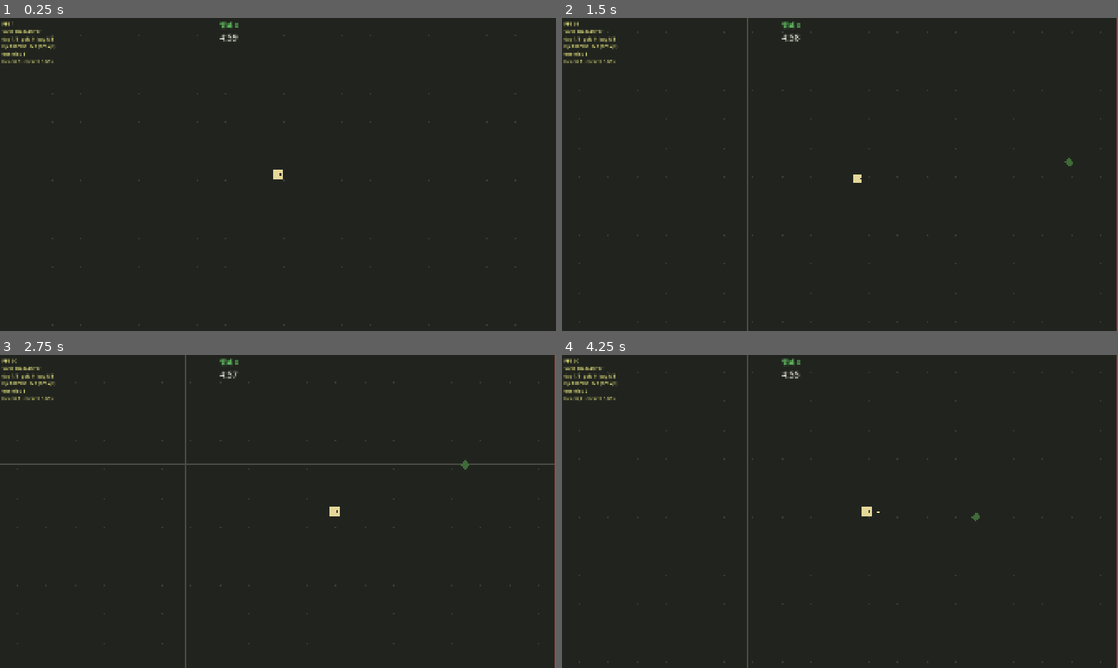
Above: before the commit, frames 1-4 (two rows, left to right).
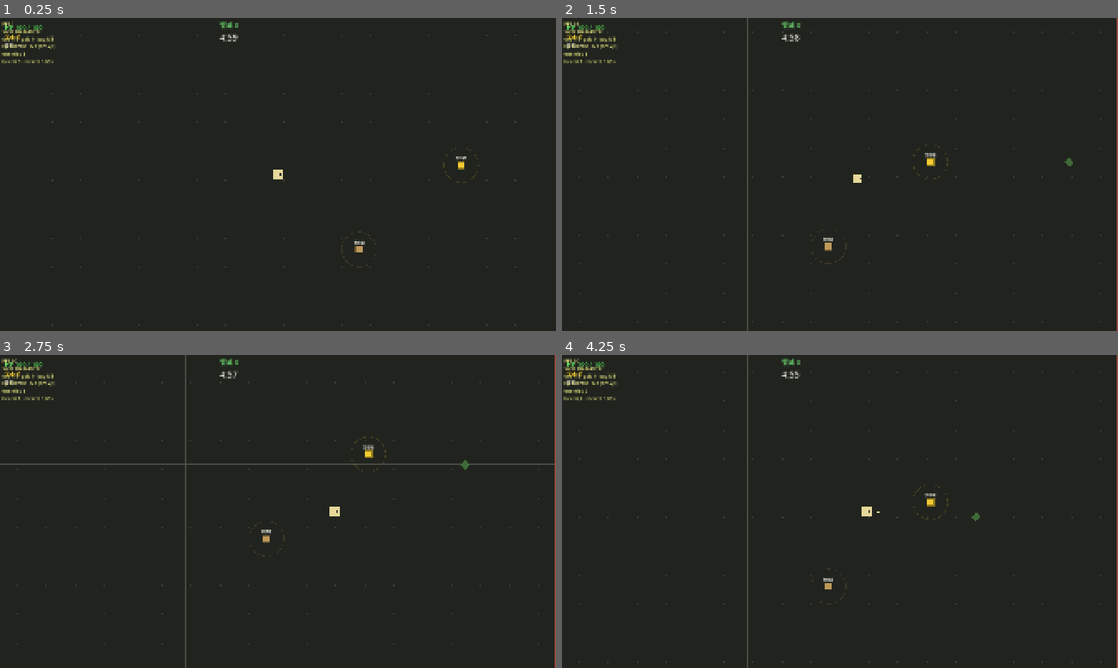
Above: after the commit, the same moments.

Repository: wangwx-dev/godot-demo
Game: Godot game, scene res://scenes/levels/test_arena/test_arena.tscn
Same seed, same stepped clock (60 frames per second), same inputs: the game is played once before the commit and once after it.
Inputs:
- Up to frame 1 (0.25 s): no input
- Up to frame 2 (1.5 s): tap Enter at 0.5 s; hold Right (move_right) 0.53-1.28 s; tap Space (dodge) at 0.6 s; hold Down (move_down) from 1.28 s (still down); tap Tab at 1.35 s
- Up to frame 3 (2.75 s): release Down (move_down) at 2.03 s; hold Right (move_right) from 2.03 s (still down); tap R at 2.1 s
- Up to frame 4 (4.25 s): release Right (move_right) at 2.78 s; hold Up (move_up) 2.78-3.53 s; tap Space (dodge) at 2.85 s; hold Left (move_left) from 3.53 s (still down); tap Tab at 3.6 s

The runs differ from the first frame. In frame 1, 0.2% of the frame differs, in the area x 0-87%, y 2-75%; in frame 2, 0.3%; in frame 3, 0.3%, in the area x 0-70%, y 2-60%; in frame 4, 0.3%.

Commit message:
M4 资源点+经济：四种资源点驻留 + 价值物背包 + 满包替换 + 绷带散布
- ResourcePoint：物资箱3s/货币箱2.5s/经验矿2s/武器箱4s，站进60px自动读条、离开保留进度
- 驻留刷入减半接线：HeatDirector 扫 resource_points 组置 loot_pressure（M2 预留接口）
- 快手强化（LOOT_TIME_MULT）对全部驻留时长生效
- 价值物三档 .tres：罐头10/药品25/金条60（白60/蓝30/紫10 权重，物资箱出1~2件）
- BackpackSwapMenu 满包替换界面：暂停+对比列表，丢一件换新或放弃，连出排队
- 绷带散布：即拾回15血、满血不拾留原地；武器箱开出主武器直接换装（简版）
- EconomyHud 临时 HUD（HP/金币/背包行）；test_arena 按战斗图分布表摆放
- mvp-plan M3 ✅ / M4 🧪；asset-list 资源点/价值物/绷带行推 🟨

Co-Authored-By: Claude Fable 5 <noreply@anthropic.com>

Diff:
--- /dev/null
+++ b/resources/loot/loot_canned_food.tres
@@ -0,0 +1,9 @@
+[gd_resource type="Resource" script_class="LootData" load_steps=2 format=3 uid="uid://cloot0dat01can"]
+
+[ext_resource type="Script" path="res://resources/loot_data.gd" id="1"]
+
+[resource]
+script = ExtResource("1")
+display_name = "罐头"
+tier = 0
+value = 10
--- /dev/null
+++ b/resources/loot/loot_gold_bar.tres
@@ -0,0 +1,9 @@
+[gd_resource type="Resource" script_class="LootData" load_steps=2 format=3 uid="uid://cloot2dat03bar"]
+
+[ext_resource type="Script" path="res://resources/loot_data.gd" id="1"]
+
+[resource]
+script = ExtResource("1")
+display_name = "金条"
+tier = 2
+value = 60
--- /dev/null
+++ b/resources/loot/loot_medicine.tres
@@ -0,0 +1,9 @@
+[gd_resource type="Resource" script_class="LootData" load_steps=2 format=3 uid="uid://cloot1dat02med"]
+
+[ext_resource type="Script" path="res://resources/loot_data.gd" id="1"]
+
+[resource]
+script = ExtResource("1")
+display_name = "药品"
+tier = 1
+value = 25
--- /dev/null
+++ b/scenes/entities/resource_points/bandage.gd
@@ -0,0 +1,30 @@
+class_name Bandage
+extends Node2D
+## 绷带（economy-design）：散布图内非箱点位置，即拾回 15 血，不占格不驻留。
+
+const HEAL_AMOUNT: int = 15
+const COLLECT_DISTANCE: float = 20.0
+
+var _player: Player
+
+
+func _ready() -> void:
+	_player = get_tree().get_first_node_in_group("player") as Player
+
+
+func _physics_process(_delta: float) -> void:
+	if _player == null or not is_instance_valid(_player):
+		return
+	if global_position.distance_to(_player.global_position) <= COLLECT_DISTANCE:
+		# 满血不浪费：留在原地（economy-design HP=胆量资源，绷带是路上的决策点）
+		if RunState.hp >= RunState.max_hp:
+			return
+		RunState.heal(HEAL_AMOUNT)
+		queue_free()
+
+
+func _draw() -> void:
+	# 白底红十字占位
+	draw_rect(Rect2(-8, -8, 16, 16), Color(0.9, 0.9, 0.88))
+	draw_rect(Rect2(-6, -2, 12, 4), Color(0.85, 0.2, 0.2))
+	draw_rect(Rect2(-2, -6, 4, 12), Color(0.85, 0.2, 0.2))
--- /dev/null
+++ b/scenes/entities/resource_points/resource_point.gd
@@ -0,0 +1,124 @@
+class_name ResourcePoint
+extends Node2D
+## 资源点（economy-design 资源点数值表）：物资箱 3s / 货币箱 2.5s / 经验矿 2s / 武器箱 4s。
+## 驻留 = 玩家站进交互半径自动读条（操作只有移动，不加按键）；离开保留进度（MVP 案）。
+## 驻留期间 HeatDirector 刷入间隔减半（loot_pressure，导演每帧扫 "resource_points" 组）。
+## "快手"强化（LOOT_TIME_MULT）作用于全部驻留时长。
+
+signal looted_weapon(weapon: WeaponData)
+
+enum Kind { SUPPLY, GOLD, XP_MINE, WEAPON }
+
+const DWELL_TIMES: Array[float] = [3.0, 2.5, 2.0, 4.0]
+const INTERACT_RADIUS: float = 60.0
+const XP_MINE_AMOUNT: int = 30
+const GOLD_MIN: int = 15
+const GOLD_MAX: int = 25
+## 价值物三档权重（economy-design：白60/蓝30/紫10）
+const LOOT_TABLE: Array = [
+	[preload("res://resources/loot/loot_canned_food.tres"), 0.60],
+	[preload("res://resources/loot/loot_medicine.tres"), 0.30],
+	[preload("res://resources/loot/loot_gold_bar.tres"), 0.10],
+]
+const WEAPON_POOL: Array = [
+	preload("res://resources/weapons/weapon_bat.tres"),
+	preload("res://resources/weapons/weapon_pistol.tres"),
+	preload("res://resources/weapons/weapon_molotov.tres"),
+]
+const KIND_NAMES: Array[String] = ["物资箱", "货币箱", "经验矿", "武器箱"]
+const KIND_COLORS: Array[Color] = [
+	Color(0.75, 0.6, 0.35),
+	Color(0.95, 0.8, 0.2),
+	Color(0.4, 0.85, 0.95),
+	Color(0.6, 0.45, 0.8),
+]
+
+@export var kind: Kind = Kind.SUPPLY
+
+var progress: float = 0.0
+var done: bool = false
+
+var _dwelling: bool = false
+var _player: Player
+
+
+func _ready() -> void:
+	add_to_group("resource_points")
+	_player = get_tree().get_first_node_in_group("player") as Player
+
+
+func is_dwelling() -> bool:
+	return _dwelling and not done
+
+
+## 快手强化后的实效驻留时长。
+func effective_dwell_time() -> float:
+	var reduction: float = RunState.stat_sum(UpgradeData.Effect.LOOT_TIME_MULT)
+	return DWELL_TIMES[kind] * maxf(1.0 - reduction, 0.25)
+
+
+func _physics_process(delta: float) -> void:
+	if done:
+		return
+	var was_dwelling: bool = _dwelling
+	_dwelling = (
+		_player != null and is_instance_valid(_player)
+		and global_position.distance_to(_player.global_position) <= INTERACT_RADIUS
+	)
+	if _dwelling:
+		progress += delta
+		if progress >= effective_dwell_time():
+			_produce()
+	if _dwelling != was_dwelling or _dwelling:
+		queue_redraw()
+
+
+func _produce() -> void:
+	done = true
+	_dwelling = false
+	var rng: RandomNumberGenerator = RunRng.stream("loot")
+	match kind:
+		Kind.SUPPLY:
+			# 1~2 件按权重表随机（economy-design）
+			for i in rng.randi_range(1, 2):
+				var roll: float = rng.randf()
+				var acc: float = 0.0
+				var item: LootData = LOOT_TABLE[0][0]
+				for entry in LOOT_TABLE:
+					acc += entry[1]
+					if roll < acc:
+						item = entry[0]
+						break
+				if not RunState.try_add_loot(item):
+					# 满包：交给替换界面做微决策（economy-design）
+					var menu: BackpackSwapMenu = get_tree().get_first_node_in_group("backpack_swap_menu")
+					if menu != null:
+						menu.request(item)
+		Kind.GOLD:
+			RunState.add_gold(rng.randi_range(GOLD_MIN, GOLD_MAX))
+		Kind.XP_MINE:
+			RunState.add_xp(XP_MINE_AMOUNT)
+		Kind.WEAPON:
+			looted_weapon.emit(WEAPON_POOL[rng.randi_range(0, WEAPON_POOL.size() - 1)])
+	# 挖完消失（经验矿设定，其余箱开完同样移除——占位表现）
+	var tween: Tween = create_tween()
+	tween.tween_property(self, "modulate:a", 0.0, 0.4)
+	tween.tween_callback(queue_free)
+
+
+func _draw() -> void:
+	var color: Color = KIND_COLORS[kind]
+	# 箱体（24×24 方块占位）
+	draw_rect(Rect2(-12, -12, 24, 24), color)
+	draw_rect(Rect2(-12, -12, 24, 24), color.darkened(0.4), false, 3.0)
+	# 交互半径（淡圈，驻留中变亮）
+	var ring: Color = color
+	ring.a = 0.5 if _dwelling else 0.15
+	draw_arc(Vector2.ZERO, INTERACT_RADIUS, 0.0, TAU, 40, ring, 2.0)
+	# 读条弧（保留进度可见）
+	if progress > 0.0 and not done:
+		var ratio: float = clampf(progress / effective_dwell_time(), 0.0, 1.0)
+		draw_arc(Vector2.ZERO, 20.0, -PI / 2.0, -PI / 2.0 + TAU * ratio, 24, Color(1, 1, 1, 0.9), 4.0)
+	# 名字（占位字，正式素材归 asset-list）
+	draw_string(ThemeDB.fallback_font, Vector2(-24, -20), KIND_NAMES[kind],
+			HORIZONTAL_ALIGNMENT_CENTER, 48.0, 12, Color(0.9, 0.9, 0.85))
--- a/scenes/levels/test_arena/test_arena.gd
+++ b/scenes/levels/test_arena/test_arena.gd
@@ -1,7 +1,7 @@
 extends Node2D
-## M3 升级三选一实测图：HeatDirector 刷怪 + 主武器（Tab 切）+ 燃烧瓶副武器 + 三选一弹窗。
-## 验收（mvp-plan M3）：白卡 1 层"有感觉"、3 层"明显变强"？
-## F4 快进死线（Debug）。
+## M4 资源点+经济实测图：HeatDirector 刷怪 + 三选一 + 四种资源点驻留 + 背包/满包替换。
+## 验收（mvp-plan M4）：满包开箱时玩家会犹豫吗？会为省 20 金治疗费冒险吗？
+## Tab 切主武器、F4 快进死线（Debug）、死亡后 R 重开。
 
 const MAP_SIZE: float = 2560.0
 const MODULE_SIZE: float = 1280.0
@@ -37,8 +37,55 @@
 	molotov.data = MOLOTOV_DATA
 	player.add_child(molotov)
 	add_child(LevelUpMenu.new())
+	add_child(BackpackSwapMenu.new())
+	add_child(EconomyHud.new())
+	_place_resource_points()
 	EventBus.player_died.connect(_on_player_died)
 	queue_redraw()
+
+
+## 按战斗图分布表摆放（economy-design：物资 1~2/货币 0~1/经验矿 1/武器 0~1/绷带 1~2）。
+## 位置走 RunRng "mapgen" 流；正式版由模块插槽承接（M5，mapgen-design）。
+func _place_resource_points() -> void:
+	var rng: RandomNumberGenerator = RunRng.stream("mapgen")
+	var counts: Array = [
+		[ResourcePoint.Kind.SUPPLY, rng.randi_range(1, 2)],
+		[ResourcePoint.Kind.GOLD, rng.randi_range(0, 1)],
+		[ResourcePoint.Kind.XP_MINE, 1],
+		[ResourcePoint.Kind.WEAPON, 1 if rng.randf() < 0.33 else 0],
+	]
+	var margin: float = 200.0
+	for spec in counts:
+		for i in spec[1]:
+			var point: ResourcePoint = ResourcePoint.new()
+			point.kind = spec[0]
+			point.position = _random_spread_position(rng, margin)
+			if spec[0] == ResourcePoint.Kind.WEAPON:
+				point.looted_weapon.connect(_on_weapon_looted)
+			add_child(point)
+	for i in rng.randi_range(1, 2):
+		var bandage: Bandage = Bandage.new()
+		bandage.position = _random_spread_position(rng, margin)
+		add_child(bandage)
+
+
+## 随机点位，避开玩家出生点半径 300（开局脚下就是箱子没有"去搜"的感觉）。
+func _random_spread_position(rng: RandomNumberGenerator, margin: float) -> Vector2:
+	var center: Vector2 = Vector2(MAP_SIZE / 2.0, MAP_SIZE / 2.0)
+	for attempt in 20:
+		var pos: Vector2 = Vector2(
+				rng.randf_range(margin, MAP_SIZE - margin),
+				rng.randf_range(margin, MAP_SIZE - margin))
+		if pos.distance_to(center) > 300.0:
+			return pos
+	return center + Vector2(500, 0)
+
+
+## 武器箱产出：主武器直接换装（简版换装决策；正式对比界面归后续）。
+func _on_weapon_looted(weapon: WeaponData) -> void:
+	print("[TestArena] 武器箱开出: %s" % weapon.display_name)
+	if weapon.slot == WeaponData.Slot.MAIN:
+		_equip(weapon)
 
 
 func _unhandled_input(event: InputEvent) -> void:
--- a/scenes/systems/heat_director.gd
+++ b/scenes/systems/heat_director.gd
@@ -52,7 +52,7 @@
 var map_time: float = 0.0
 var collapse: bool = false
 ## 行为压力开关：资源点驻留时置 true，刷入间隔减半（M4 接线）
-var loot_pressure: bool = false
+var loot_pressure: bool = false  ## 驻留刷入减半（M4 起每帧扫 "resource_points" 组）
 
 var _spawn_timer: float = 0.0
 var _spawn_pause_timer: float = 0.0  ## 精英击杀 10s 安全窗接口（M6 接线）
@@ -95,9 +95,19 @@
 			_enter_collapse()
 	else:
 		_collapse_time += delta
+	_update_loot_pressure()
 	_update_flow(delta)
 	Debug.heat = heat
 	Debug.spawn_interval = _current_interval()
+
+
+## 驻留侦测（M4 接线）：任一资源点读条中 → 刷入间隔减半（economy/pressure-design）。
+func _update_loot_pressure() -> void:
+	loot_pressure = false
+	for node in get_tree().get_nodes_in_group("resource_points"):
+		if (node as ResourcePoint).is_dwelling():
+			loot_pressure = true
+			return
 
 
 func _current_interval() -> float:
--- /dev/null
+++ b/scenes/ui/backpack_swap_menu.gd
@@ -0,0 +1,94 @@
+class_name BackpackSwapMenu
+extends CanvasLayer
+## 满包替换界面（economy-design：满包开箱弹对比列表，丢一件换新或放弃）。
+## 简版列表：新物 + 背包 8 件各一行按钮，点背包件=丢它换新，放弃=新物不要。
+## 暂停游戏——满包微决策不该在丧尸围里做。
+
+var _pending: Array[LootData] = []  ## 物资箱可能连出 2 件都满包
+var _current: LootData
+
+var _panel: PanelContainer
+var _title: Label
+var _list_box: VBoxContainer
+
+
+func _ready() -> void:
+	layer = 96
+	process_mode = Node.PROCESS_MODE_ALWAYS
+	visible = false
+	add_to_group("backpack_swap_menu")
+	_build_ui()
+
+
+func request(item: LootData) -> void:
+	_pending.append(item)
+	if not visible:
+		_open()
+
+
+func _open() -> void:
+	get_tree().paused = true
+	visible = true
+	_current = _pending.pop_front()
+	_refresh()
+
+
+func _close() -> void:
+	if not _pending.is_empty():
+		_current = _pending.pop_front()
+		_refresh()
+		return
+	visible = false
+	get_tree().paused = false
+
+
+func _build_ui() -> void:
+	var dim: ColorRect = ColorRect.new()
+	dim.color = Color(0.0, 0.0, 0.0, 0.55)
+	dim.set_anchors_preset(Control.PRESET_FULL_RECT)
+	add_child(dim)
+	_panel = PanelContainer.new()
+	_panel.set_anchors_preset(Control.PRESET_CENTER)
+	_panel.position = Vector2(-220, -260)
+	add_child(_panel)
+	var vbox: VBoxContainer = VBoxContainer.new()
+	vbox.add_theme_constant_override("separation", 10)
+	vbox.custom_minimum_size = Vector2(440, 0)
+	_panel.add_child(vbox)
+	_title = Label.new()
+	_title.add_theme_font_size_override("font_size", 24)
+	_title.horizontal_alignment = HORIZONTAL_ALIGNMENT_CENTER
+	vbox.add_child(_title)
+	_list_box = VBoxContainer.new()
+	_list_box.add_theme_constant_override("separation", 6)
+	vbox.add_child(_list_box)
+
+
+const TIER_COLORS: Array[Color] = [
+	Color(0.85, 0.85, 0.82),
+	Color(0.35, 0.6, 0.95),
+	Color(0.7, 0.4, 0.9),
+]
+
+
+func _refresh() -> void:
+	_title.text = "背包满了！\n新物品：%s（%d 金）" % [_current.display_name, _current.value]
+	for child in _list_box.get_children():
+		child.queue_free()
+	for i in RunState.backpack.size():
+		var item: LootData = RunState.backpack[i]
+		var swap_button: Button = Button.new()
+		swap_button.text = "丢弃 %s（%d 金）换入" % [item.display_name, item.value]
+		swap_button.add_theme_color_override("font_color", TIER_COLORS[item.tier])
+		swap_button.pressed.connect(_on_swap.bind(i))
+		_list_box.add_child(swap_button)
+	var give_up: Button = Button.new()
+	give_up.text = "放弃 %s" % _current.display_name
+	give_up.pressed.connect(_close)
+	_list_box.add_child(give_up)
+
+
+func _on_swap(index: int) -> void:
+	RunState.backpack[index] = _current
+	EventBus.backpack_changed.emit()
+	_close()
--- /dev/null
+++ b/scenes/ui/economy_hud.gd
@@ -0,0 +1,47 @@
+class_name EconomyHud
+extends CanvasLayer
+## 临时经济 HUD（M4）：HP / 金币 / 背包 8 格。正式 HUD 四簇归 M7（ui-design）。
+
+var _hp_label: Label
+var _gold_label: Label
+var _backpack_label: Label
+
+
+func _ready() -> void:
+	layer = 80
+	var vbox: VBoxContainer = VBoxContainer.new()
+	vbox.position = Vector2(16, 16)
+	vbox.add_theme_constant_override("separation", 4)
+	add_child(vbox)
+	_hp_label = _make_label(vbox, 22)
+	_gold_label = _make_label(vbox, 18)
+	_backpack_label = _make_label(vbox, 15)
+	EventBus.player_health_changed.connect(func(_c: int, _m: int) -> void: _refresh())
+	EventBus.gold_changed.connect(func(_t: int) -> void: _refresh())
+	EventBus.backpack_changed.connect(_refresh)
+	_refresh()
+
+
+func _make_label(parent: Node, size: int) -> Label:
+	var label: Label = Label.new()
+	label.add_theme_font_size_override("font_size", size)
+	label.add_theme_color_override("font_outline_color", Color.BLACK)
+	label.add_theme_constant_override("outline_size", 4)
+	parent.add_child(label)
+	return label
+
+
+func _refresh() -> void:
+	_hp_label.text = "HP %d / %d" % [RunState.hp, RunState.max_hp]
+	_hp_label.add_theme_color_override("font_color",
+			Color(0.4, 0.9, 0.4) if RunState.hp > RunState.max_hp / 3 else Color(0.95, 0.3, 0.25))
+	_gold_label.text = "金币 %d" % RunState.gold
+	_gold_label.add_theme_color_override("font_color", Color(0.95, 0.8, 0.2))
+	var names: Array[String] = []
+	for item in RunState.backpack:
+		names.append(item.display_name)
+	_backpack_label.text = "背包 %d/%d  %s" % [
+			RunState.backpack.size(), RunState.BACKPACK_SIZE, " ".join(names)]
+	_backpack_label.add_theme_color_override("font_color",
+			Color(0.95, 0.6, 0.3) if RunState.backpack.size() >= RunState.BACKPACK_SIZE
+			else Color(0.85, 0.85, 0.8))
Not shown, added: scenes/entities/resource_points/bandage.gd.uid
Not shown, added: scenes/entities/resource_points/resource_point.gd.uid
Not shown, added: scenes/ui/backpack_swap_menu.gd.uid
Not shown, added: scenes/ui/economy_hud.gd.uid
Binary file added: tools/contact_sheets/detail_a.png
Not shown, added: tools/contact_sheets/detail_a.png.import
Binary file added: tools/contact_sheets/detail_b.png
Not shown, added: tools/contact_sheets/detail_b.png.import
Binary file added: tools/contact_sheets/detail_roads_paths.png
Not shown, added: tools/contact_sheets/detail_roads_paths.png.import
Not shown, added: tools/contact_sheets/ref_zoom_barns.png.import
Not shown, added: tools/contact_sheets/ref_zoom_buildings.png.import
(and 13 more such lines)
